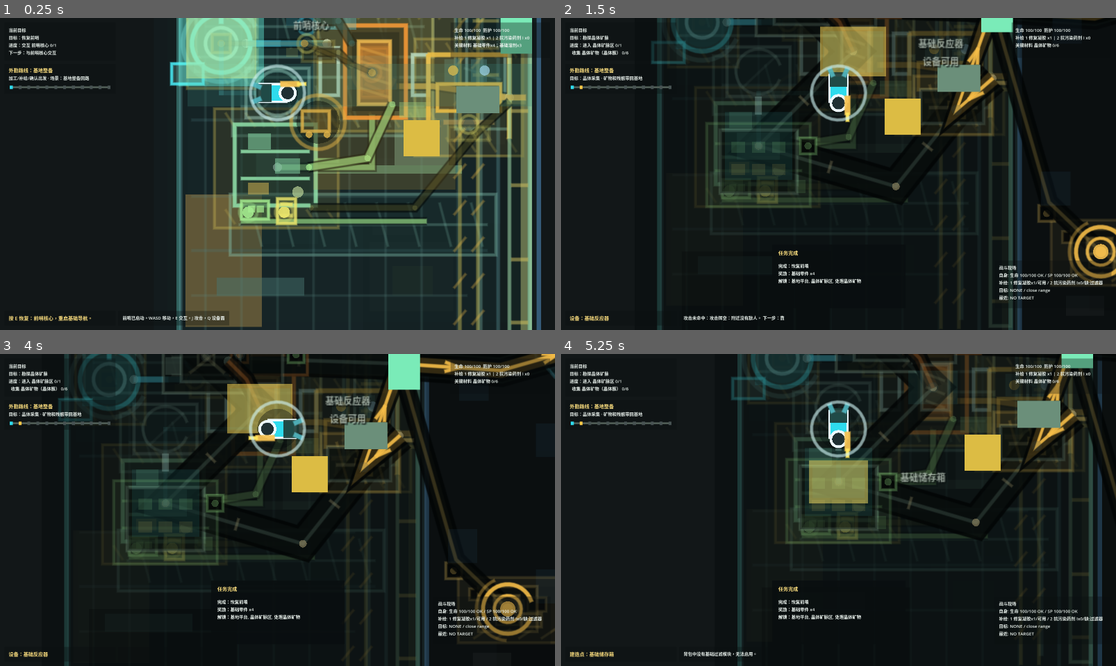
Above: before the commit, frames 1-4 (two rows, left to right).
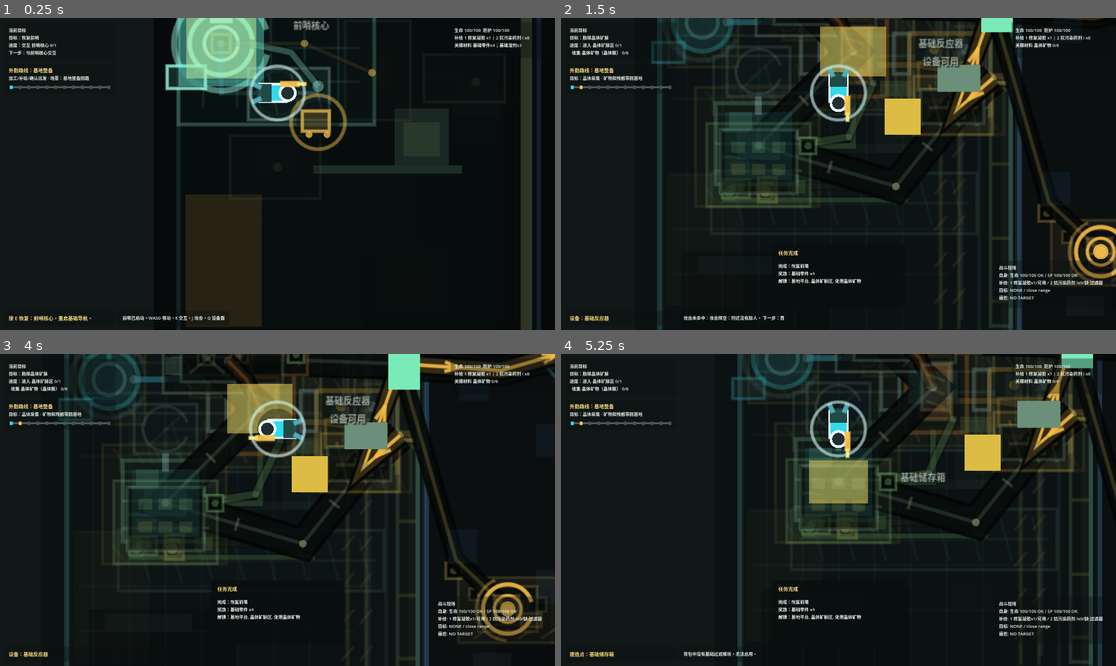
Above: after the commit, the same moments.

Repository: laugh0608/RadishCatalyst
Game: Godot game, scene res://scenes/boot/Boot.tscn
Same seed, same stepped clock (60 frames per second), same inputs: the game is played once before the commit and once after it.
Inputs (mouse positions are in pixels of both pictures, inside the frame that each line leads up to):
- Up to frame 1 (0.25 s): no input
- Up to frame 2 (1.5 s): tap Enter at 0.5 s; move the mouse to (960, 158) at 0.52 s; hold D (move_right) 0.53-1.28 s; tap E (interact) at 0.6 s; click (960, 158) at 0.67 s; move the mouse to (727, 189) at 1.27 s; hold S (move_down) from 1.28 s (still down); tap J (attack) at 1.35 s
- Up to frame 3 (4 s): tap E (interact) at 1.55, 2.3, 2.85, 3.8 s; move the mouse to (333, 441) at 2.02 s; release S (move_down) at 2.03 s; hold D (move_right) 2.03-2.78 s; hold R (cycle_recipe) 2.03-2.78 s; move the mouse to (249, 572) at 2.77 s; hold W (move_up) 2.78-3.53 s; click (249, 572) at 2.92 s; move the mouse to (444, 556) at 3.52 s; hold A (move_left) from 3.53 s (still down); tap C (tactical_scan) at 3.6 s
- Up to frame 4 (5.25 s): move the mouse to (672, 463) at 4.27 s; tap Q (toggle_device_panel) at 4.35 s; tap E (interact) at 4.55 s; move the mouse to (866, 510) at 5.02 s; release A (move_left) at 5.03 s; hold S (move_down) from 5.03 s (still down); tap F (toggle_module) at 5.1 s; click (866, 510) at 5.17 s

The runs differ from the first frame. In frame 1, 56% of the frame differs, in the area x 29-98%, y 0-100%; in frame 2, less than 0.1%; in frame 3, less than 0.1%; in frame 4, less than 0.1%.

Commit message:
fix: 收束新档核心恢复首屏

Diff:
--- a/client/scripts/checks/crystal_side_route_check.gd
+++ b/client/scripts/checks/crystal_side_route_check.gd
@@ -102,9 +102,9 @@
 	map.setup(host.data_registry)
 	var world := WorldState.create_default()
 	var character := CharacterState.create_default()
-	map.sync_enemy_states(world)
 	var guard := map.get_node("Enemies/NativeSkitterLogisticsGuard") as PrototypeEnemy
 	map.player.position = guard.position
+	map.sync_enemy_states(world)
 	map.try_attack(character, world)
 	var defeated_result := map.try_attack(character, world)
 	host._expect_equal(bool(defeated_result.get("enemy_defeated", false)), true, "crystal logistics guard can be defeated")
--- a/client/scripts/checks/demo_combat_readability_check.gd
+++ b/client/scripts/checks/demo_combat_readability_check.gd
@@ -57,9 +57,9 @@
 	map.setup(data_registry)
 	var world := WorldState.create_default()
 	var character := CharacterState.create_default()
-	map.sync_enemy_states(world)
 	var enemy := map.get_node("Enemies/NativeSkitter") as PrototypeEnemy
 	map.player.position = enemy.position
+	map.sync_enemy_states(world)
 
 	var result := map.try_attack(character, world)
 	_expect_equal(bool(result.get("success", false)), true, "first combat hit succeeds")
--- a/client/scripts/checks/demo_prototype_visual_pass_check.gd
+++ b/client/scripts/checks/demo_prototype_visual_pass_check.gd
@@ -237,19 +237,17 @@
 func _check_startup_readability_scope() -> void:
 	var map := _create_setup_map()
 	var layer := map.get_node("PrototypeVisualPriorityLayer") as PrototypeVisualPriorityLayer
+	var base_layer := map.get_node("DemoIndustrialBaseVisualLayer") as DemoIndustrialBaseVisualLayer
 	_expect_equal(layer != null, true, "startup visual priority layer exists")
 	if layer != null:
 		layer.apply_profile()
 		layer.refresh_focus_visibility(map.get_player_position())
 		_expect_equal(layer.get_generated_cue_count(), 36, "startup still keeps full visual cue evidence")
-		_expect_equal(layer.get_visible_generated_cue_count(), 6, "startup only shows nearby outpost and crystal cues")
-		_expect_equal(
-			layer.get_cue_alpha(
-				"region.crystal_vein_field",
-				PrototypeVisualPriorityProfile.ROLE_KEY_OBJECT
-			) <= 0.06,
+		_expect_equal(layer.get_visible_generated_cue_count(), 1, "startup only shows the outpost core cue")
+		_expect_equal(
+			not _get_region_cue_visible(layer, "region.crystal_vein_field", PrototypeVisualPriorityProfile.ROLE_KEY_OBJECT),
 			true,
-			"startup keeps adjacent crystal cue dim enough not to dominate the base first screen"
+			"startup hides adjacent crystal cue until the first field step"
 		)
 		_expect_equal(
 			_get_region_cue_visible(layer, "region.pollution_edge", PrototypeVisualPriorityProfile.ROLE_MAIN_ROUTE),
@@ -295,6 +293,16 @@
 			true,
 			"pollution focus keeps visual priority cues below treatment artwork instead of drawing a yellow block"
 		)
+	if base_layer != null:
+		base_layer.refresh_chain_state(WorldState.create_default(), CharacterState.create_default())
+		_expect_equal(base_layer.is_startup_restore_focus_active(), true, "startup base visual layer uses the core restore focus view")
+		_expect_equal(base_layer.get_startup_restore_shape_count() >= 8, true, "startup base visual layer registers restore focus shapes")
+		_expect_equal(base_layer.has_startup_restore_shape("startup_restore.outpost_core_focus"), true, "startup restore view marks the outpost core")
+		_expect_equal(base_layer.has_startup_restore_shape("startup_restore.disabled_reactor_silhouette"), true, "startup restore view keeps reactor as a muted silhouette")
+		var reactor := map.get_node("Interactables/BasicReactor") as PrototypeInteractable
+		var storage := map.get_node("Interactables/BasicStorageBuildSite") as PrototypeInteractable
+		_expect_equal(reactor.modulate.a <= 0.01, true, "startup mutes reactor interactable marker")
+		_expect_equal(storage.modulate.a <= 0.01, true, "startup mutes storage interactable marker")
 	_check_scene_visual_layer_focus_visibility(map)
 	_check_runtime_annotation_hidden(map, "DemoRoutePresentationLayer/DemoRouteBaseLabel")
 	_check_runtime_annotation_hidden(map, "SceneArtFoundationLayer/SceneArtBaseIdentityLabel")
--- a/client/scripts/checks/first_hour_readability_check.gd
+++ b/client/scripts/checks/first_hour_readability_check.gd
@@ -623,6 +623,11 @@
 	var patrol := map.get_node("Enemies/NativeSkitterPatrol") as PrototypeEnemy
 	var polluted := map.get_node("Enemies/PollutedSkitter") as PrototypeEnemy
 	var gate_pressure := map.get_node("Enemies/PollutedSkitterGatePressure") as PrototypeEnemy
+	host._expect_equal(enemy.visible, false, "first-hour startup hides field enemies before outpost restore")
+	host._expect_equal(polluted.visible, false, "first-hour startup hides pollution enemies before outpost restore")
+
+	world.quest_state.complete_quest("quest.restore_outpost")
+	map.sync_enemy_states(world)
 	host._expect_equal(enemy.label.visible, false, "first-hour enemy label starts hidden when out of range")
 	host._expect_equal(enemy.focus_ring.visible, false, "first-hour enemy focus ring starts hidden when out of range")
 
--- a/client/scripts/map/demo_industrial_base_visual_layer.gd
+++ b/client/scripts/map/demo_industrial_base_visual_layer.gd
@@ -43,6 +43,11 @@
 const CHAIN_VIAL := Color(0.72, 0.92, 0.38, 0.9)
 const CHAIN_CORE_PREP := Color(0.74, 0.58, 0.9, 0.88)
 const CHAIN_ROUTE_DARK := Color(0.02, 0.04, 0.035, 0.72)
+const STARTUP_VEIL := Color(0.002, 0.006, 0.006, 0.66)
+const STARTUP_DECK_FILL := Color(0.035, 0.09, 0.09, 0.44)
+const STARTUP_CORE_FOCUS := Color(0.62, 1.0, 0.9, 0.78)
+const STARTUP_DISABLED_LINE := Color(0.3, 0.38, 0.34, 0.16)
+const STARTUP_DISABLED_FILL := Color(0.05, 0.07, 0.055, 0.18)
 
 const DEVICE_ANCHORS := {
 	"device.outpost_core": "Interactables/OutpostCore",
@@ -80,6 +85,21 @@
 	"BaseExitLane"
 ]
 
+const STARTUP_MUTED_INTERACTABLE_PATHS := [
+	"Interactables/BasicReactor",
+	"Interactables/BasicStorageBuildSite",
+	"Interactables/FieldOutfittingStationBuildSite",
+	"Interactables/FieldOutfittingStation",
+	"Interactables/SlurryBufferTankBuildSite",
+	"Interactables/OutpostDepartureGate",
+	"Interactables/OutpostLogisticsRouteSign",
+	"Interactables/PhaseRelayPad",
+	"Interactables/FrontlineActionConsole",
+	"Interactables/BaseSupplyChoiceConsole",
+	"Interactables/BaseSurveyChoiceConsole",
+	"Interactables/BasePressureChoiceConsole"
+]
+
 var applied_device_count := 0
 var applied_flow_count := 0
 var applied_chain_state_count := 0
@@ -89,9 +109,11 @@
 var detail_shape_ids: Array[String] = []
 var playable_space_shape_ids: Array[String] = []
 var pollution_chain_shape_ids: Array[String] = []
+var startup_restore_shape_ids: Array[String] = []
 var chain_state: Dictionary = {}
 var pollution_chain_state: Dictionary = {}
 var applied_pollution_chain_state_count := 0
+var outpost_core_restored := false
 
 
 func _ready() -> void:
@@ -106,18 +128,29 @@
 	_register_device_detail_shapes()
 	_register_playable_space_shapes()
 	_register_flow_shapes()
+	_register_startup_restore_shapes()
 	_tag_device_anchors()
 	_tone_down_core_interactable_markers()
 	queue_redraw()
 
 
 func refresh_chain_state(world_state: WorldState, character_state: CharacterState) -> void:
+	if startup_restore_shape_ids.is_empty():
+		_register_startup_restore_shapes()
 	chain_shape_ids.clear()
 	pollution_chain_shape_ids.clear()
 	applied_chain_state_count = 0
 	applied_pollution_chain_state_count = 0
 	_tone_down_core_interactable_markers()
 	if world_state == null or character_state == null:
+		outpost_core_restored = false
+		chain_state.clear()
+		pollution_chain_state.clear()
+		queue_redraw()
+		return
+	outpost_core_restored = world_state.quest_state.has_completed_quest("quest.restore_outpost")
+	_mute_startup_side_interactables(not outpost_core_restored)
+	if not outpost_core_restored:
 		chain_state.clear()
 		pollution_chain_state.clear()
 		queue_redraw()
@@ -206,7 +239,22 @@
 	return pollution_chain_shape_ids.has(shape_id)
 
 
+func is_startup_restore_focus_active() -> bool:
+	return not outpost_core_restored
+
+
+func get_startup_restore_shape_count() -> int:
+	return startup_restore_shape_ids.size()
+
+
+func has_startup_restore_shape(shape_id: String) -> bool:
+	return startup_restore_shape_ids.has(shape_id)
+
+
 func _draw() -> void:
+	if not outpost_core_restored:
+		_draw_startup_restore_focus()
+		return
 	_draw_base_deck()
 	_draw_playable_space_layout()
 	_draw_base_detail()
@@ -219,6 +267,58 @@
 	_draw_pollution_filter()
 	_draw_chain_state()
 	_draw_pollution_chain_state()
+
+
+func _draw_startup_restore_focus() -> void:
+	draw_rect(Rect2(Vector2(-360.0, -270.0), Vector2(760.0, 560.0)), STARTUP_VEIL, true)
+	var focus_deck := Rect2(Vector2(-338.0, -174.0), Vector2(174.0, 154.0))
+	draw_rect(focus_deck, STARTUP_DECK_FILL, true)
+	draw_rect(focus_deck, Color(STARTUP_CORE_FOCUS.r, STARTUP_CORE_FOCUS.g, STARTUP_CORE_FOCUS.b, 0.24), false, 2.0, true)
+	for x in [-316.0, -286.0, -256.0, -226.0, -196.0]:
+		draw_line(Vector2(x, -160.0), Vector2(x, -36.0), Color(STARTUP_CORE_FOCUS.r, STARTUP_CORE_FOCUS.g, STARTUP_CORE_FOCUS.b, 0.08), 1.0, true)
+	for y in [-148.0, -118.0, -88.0, -58.0]:
+		draw_line(Vector2(-324.0, y), Vector2(-178.0, y), Color(STARTUP_CORE_FOCUS.r, STARTUP_CORE_FOCUS.g, STARTUP_CORE_FOCUS.b, 0.08), 1.0, true)
+	_draw_startup_outpost_core()
+	_draw_startup_player_stand()
+	_draw_startup_disabled_device_silhouettes()
+	_draw_startup_restore_cable()
+
+
+func _draw_startup_outpost_core() -> void:
+	var center := Vector2(-300.0, -92.0)
+	draw_circle(center, 30.0, Color(0.06, 0.2, 0.19, 0.72))
+	draw_arc(center, 42.0, PI * 0.08, PI * 1.9, 42, Color(STARTUP_CORE_FOCUS.r, STARTUP_CORE_FOCUS.g, STARTUP_CORE_FOCUS.b, 0.45), 4.0, true)
+	draw_arc(center, 28.0, 0.0, TAU, 40, STARTUP_CORE_FOCUS, 3.0, true)
+	draw_arc(center, 15.0, 0.0, TAU, 28, Color(0.86, 1.0, 0.92, 0.82), 2.0, true)
+	draw_rect(Rect2(center + Vector2(-10.0, -52.0), Vector2(20.0, 34.0)), Color(0.78, 1.0, 0.92, 0.82), true)
+	draw_rect(Rect2(center + Vector2(-48.0, 20.0), Vector2(34.0, 20.0)), Color(0.1, 0.2, 0.18, 0.76), true)
+	draw_rect(Rect2(center + Vector2(-48.0, 20.0), Vector2(34.0, 20.0)), STARTUP_CORE_FOCUS, false, 1.6, true)
+
+
+func _draw_startup_player_stand() -> void:
+	var stand := Rect2(Vector2(-276.0, -70.0), Vector2(72.0, 46.0))
+	draw_rect(stand, Color(0.08, 0.17, 0.16, 0.56), true)
+	draw_rect(stand, Color(0.82, 1.0, 0.92, 0.24), false, 1.4, true)
+	draw_line(Vector2(-264.0, -48.0), Vector2(-214.0, -48.0), Color(0.82, 1.0, 0.92, 0.18), 2.0, true)
+	for x in [-258.0, -238.0, -218.0]:
+		draw_line(Vector2(x, -64.0), Vector2(x + 8.0, -30.0), Color(0.82, 1.0, 0.92, 0.12), 1.0, true)
+
+
+func _draw_startup_disabled_device_silhouettes() -> void:
+	for rect in [
+		Rect2(Vector2(-190.0, -112.0), Vector2(58.0, 88.0)),
+		Rect2(Vector2(-292.0, -10.0), Vector2(80.0, 56.0)),
+		Rect2(Vector2(-120.0, -82.0), Vector2(72.0, 42.0))
+	]:
+		draw_rect(rect, STARTUP_DISABLED_FILL, true)
+		draw_rect(rect, STARTUP_DISABLED_LINE, false, 1.2, true)
+	for point in [Vector2(-166.0, -66.0), Vector2(-250.0, 18.0), Vector2(-74.0, -58.0)]:
+		draw_circle(point, 4.0, STARTUP_DISABLED_LINE)
+
+
+func _draw_startup_restore_cable() -> void:
+	_draw_pipe([Vector2(-276.0, -92.0), Vector2(-238.0, -84.0), Vector2(-214.0, -54.0)], Color(STARTUP_CORE_FOCUS.r, STARTUP_CORE_FOCUS.g, STARTUP_CORE_FOCUS.b, 0.28), 4.0)
+	draw_circle(Vector2(-214.0, -54.0), 5.0, Color(STARTUP_CORE_FOCUS.r, STARTUP_CORE_FOCUS.g, STARTUP_CORE_FOCUS.b, 0.36))
 
 
 func _draw_base_deck() -> void:
@@ -737,6 +837,31 @@
 		node.set_meta("industrial_base_visual_role", ROLE_DEVICE)
 
 
+func _register_startup_restore_shapes() -> void:
+	startup_restore_shape_ids = [
+		"startup_restore.focus_veil",
+		"startup_restore.core_service_deck",
+		"startup_restore.outpost_core_focus",
+		"startup_restore.player_stand",
+		"startup_restore.disabled_reactor_silhouette",
+		"startup_restore.disabled_storage_silhouette",
+		"startup_restore.disabled_outfitting_silhouette",
+		"startup_restore.restore_cable"
+	]
+
+
+func _mute_startup_side_interactables(should_mute: bool) -> void:
+	for path in STARTUP_MUTED_INTERACTABLE_PATHS:
+		var interactable := _get_map_node(String(path)) as PrototypeInteractable
+		if interactable == null:
+			continue
+		var color := interactable.modulate
+		color.a = 0.0 if should_mute else 1.0
+		interactable.modulate = color
+		if should_mute:
+			interactable.set_focus_visual(false)
+
+
 func _tone_down_core_interactable_markers() -> void:
 	for path in DEVICE_ANCHORS.values():
 		var interactable := _get_map_node(String(path)) as PrototypeInteractable
--- a/client/scripts/map/prototype_visual_priority_layer.gd
+++ b/client/scripts/map/prototype_visual_priority_layer.gd
@@ -10,6 +10,7 @@
 const CRYSTAL_CUE_DIM_ALPHA_MULTIPLIER := 0.03
 const POLLUTION_CUE_FOCUSED_ALPHA_MULTIPLIER := 0.08
 const POLLUTION_CUE_DIM_ALPHA_MULTIPLIER := 0.025
+const STARTUP_CORE_FOCUS_MAX_X := -140.0
 const UNRESOLVED_FOCUS_POSITION := Vector2(1.0e20, 1.0e20)
 const PLAYABLE_ANNOTATION_LAYER_NAMES := [
 	"DemoRoutePresentationLayer",
@@ -78,6 +79,9 @@
 		if not child is ColorRect:
 			continue
 		var cue := child as ColorRect
+		if _is_startup_core_focus(resolved_focus):
+			_apply_startup_core_focus_visibility(cue)
+			continue
 		var distance := cue.get_rect().get_center().distance_to(resolved_focus)
 		cue.visible = distance <= FOCUS_VISIBLE_RADIUS
 		if cue.visible:
@@ -171,6 +175,22 @@
 	cue.color = Color(base_color.r, base_color.g, base_color.b, base_color.a * alpha_multiplier)
 
 
+func _apply_startup_core_focus_visibility(cue: ColorRect) -> void:
+	var region_id := String(cue.get_meta("visual_priority_region_id", ""))
+	var role := String(cue.get_meta("visual_priority_role", ""))
+	cue.visible = (
+		region_id == "region.outpost_platform"
+		and role == PrototypeVisualPriorityProfile.ROLE_KEY_OBJECT
+	)
+	if cue.visible:
+		var base_color: Color = cue.get_meta("visual_priority_base_color", cue.color)
+		cue.color = Color(base_color.r, base_color.g, base_color.b, base_color.a * 0.18)
+
+
+func _is_startup_core_focus(focus_position: Vector2) -> bool:
+	return focus_position.x <= STARTUP_CORE_FOCUS_MAX_X
+
+
 func _get_focused_alpha_multiplier(cue: ColorRect) -> float:
 	var region_id := String(cue.get_meta("visual_priority_region_id", ""))
 	if region_id == "region.crystal_vein_field":
--- a/client/scripts/map/vertical_slice_map.gd
+++ b/client/scripts/map/vertical_slice_map.gd
@@ -613,7 +613,7 @@
 			max_health
 		)
 		enemy.apply_saved_state(enemy_state)
-		enemy.set_spawn_enabled(_should_enemy_spawn(enemy, world_state))
+		enemy.set_spawn_enabled(_should_enemy_spawn(enemy, world_state) and not _should_hide_enemy_for_startup_core_focus(world_state))
 	_refresh_focus_visuals()
 func refresh_enemy_spawns(world_state: WorldState) -> void:
 	_ensure_scene_nodes()
@@ -625,7 +625,7 @@
 	for enemy in enemies_root.get_children():
 		if not enemy is PrototypeEnemy:
 			continue
-		enemy.set_spawn_enabled(_should_enemy_spawn(enemy, world_state))
+		enemy.set_spawn_enabled(_should_enemy_spawn(enemy, world_state) and not _should_hide_enemy_for_startup_core_focus(world_state))
 	_refresh_enemy_focus_visuals()
 func apply_runtime_state(world_state: WorldState, character_state: CharacterState) -> void:
 	current_interactable = null
@@ -755,6 +755,16 @@
 	for enemy in enemies_root.get_children():
 		if enemy is PrototypeEnemy:
 			enemy.set_focus_visual(enemy == focused_enemy)
+
+
+func _should_hide_enemy_for_startup_core_focus(world_state: WorldState) -> bool:
+	if world_state == null or player == null:
+		return false
+	if not world_state.quest_state.has_active_quest("quest.restore_outpost") or world_state.quest_state.has_completed_quest("quest.restore_outpost"):
+		return false
+	if world_state.quest_state.active_quest_ids.size() != 1 or not world_state.quest_state.completed_quest_ids.is_empty():
+		return false
+	return player.position.distance_to(OUTPOST_RESPAWN_POSITION) <= 160.0
 func _should_enemy_spawn(enemy: PrototypeEnemy, world_state: WorldState) -> bool:
 	if enemy.instance_id == "enemy_instance.polluted_skitter_gate_pressure":
 		return world_state.quest_state.has_active_quest("quest.defeat_elite_node") or world_state.quest_state.has_completed_quest("quest.defeat_elite_node")
Not shown, changed: docs/devlogs/2026-W25.md
Not shown, changed: docs/features/demo-industrial-base-visual-and-scene-v1.md
Not shown, changed: docs/planning/current.md
Not shown, changed: docs/planning/daily-start.md
